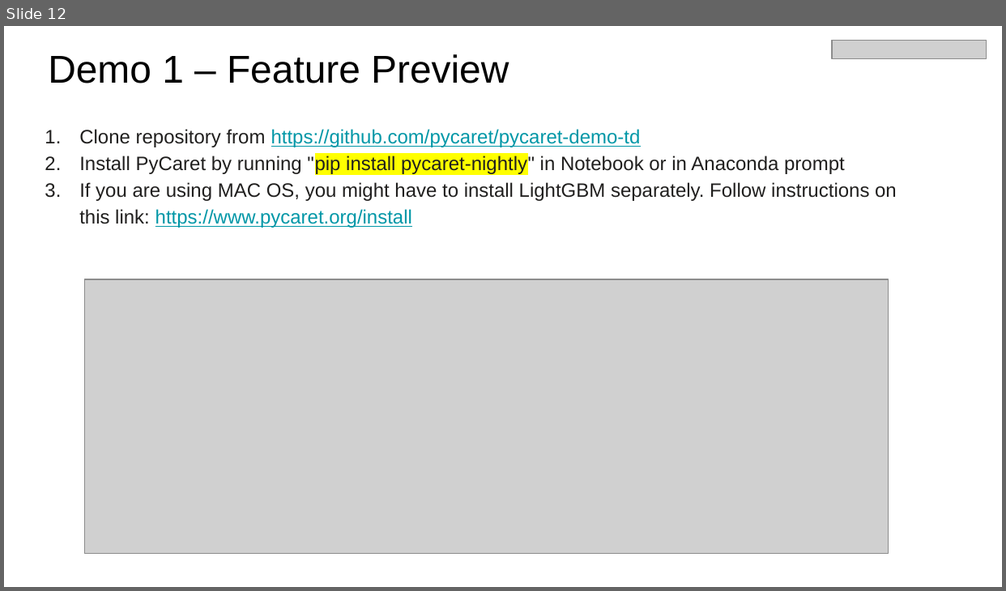
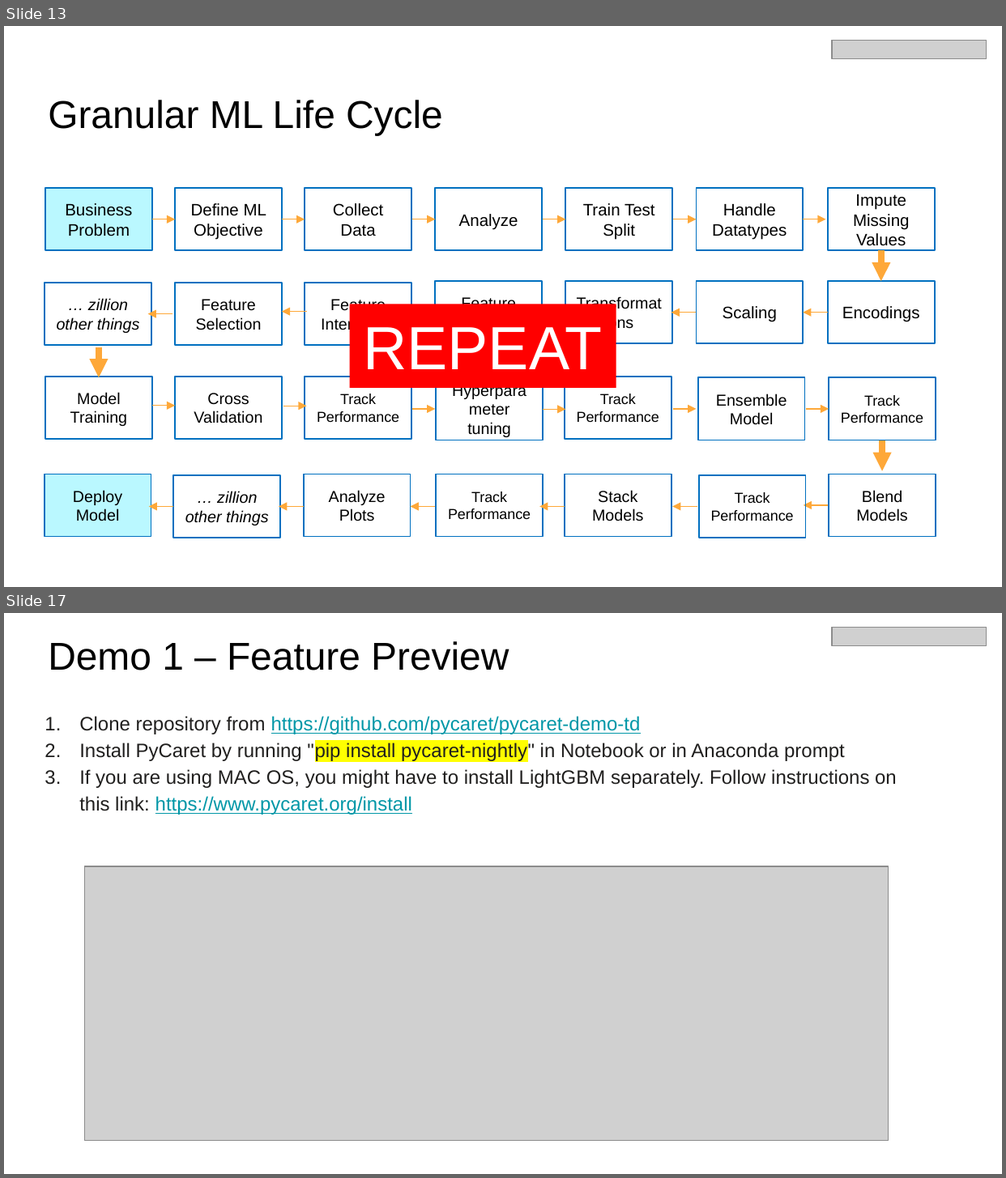
Before and after one commit to pycaret/pycaret-demo-td, a slide deck: Introducing PyCaret 2.0 - July 28 2020.pptx. Shown one above the other, each under a label of ours: slide 12 before the commit, slides 13 and 17 after it; the slides between them are not shown. The pictures are 1006x591 and 1006x1178 pixels, drawn with LibreOffice and Linux fonts; fonts in the diff are those of the drawing; grey boxes stand for pictures. Boxes give left, top, right and bottom in pixels: in the first picture for what was removed or moved away, otherwise in the second. Text is boxed around its words. In the diff, an @@ line names an element or a change of style, - is before the commit and + after.

```diff
--- a/Introducing PyCaret 2.0 - July 28 2020.pptx
+++ b/Introducing PyCaret 2.0 - July 28 2020.pptx
@@ slide 13 added at bbox=[4, 26, 1002, 587], background #FFFFFF @@
@@ picture added at bbox=[833, 40, 987, 59] @@
@@ title added at bbox=[48, 100, 443, 135], 28 pt, text #000000 @@
+Granular ML Life Cycle
@@ group added at bbox=[45, 188, 934, 250]: 7 rectangles, 6 arrows @@
+Business Problem
+Define ML Objective
+Collect Data
+Analyze
+Impute Missing Values
+Train Test Split
+Handle Datatypes
@@ group added at bbox=[45, 250, 934, 345]: 7 rectangles, 5 arrows @@
+Encodings
+Scaling
+Transformations
+Feature Engineering
+Feature Interaction
+Feature Selection
+… zillion other things
@@ rectangle added at bbox=[349, 305, 616, 388], fill #FF0000, 44 pt, text #FFFFFF @@
+REPEAT
@@ group added at bbox=[45, 348, 935, 442]: 7 rectangles, 7 arrows @@
+Model Training
+Cross Validation
+Track Performance
+Hyperparameter tuning
+Track Performance
+Ensemble Model
+Track Performance
@@ group added at bbox=[44, 442, 935, 538]: 7 arrows, 7 rectangles @@
+Blend Models
+Stack Models
+Track Performance
+… zillion other things
+Track Performance
+Deploy Model
+Analyze Plots
@@ what was slide 12 is now slide 17 @@
```
Also in this commit, not shown: 2 slides changed, 8 other slides added, 9 other files.
